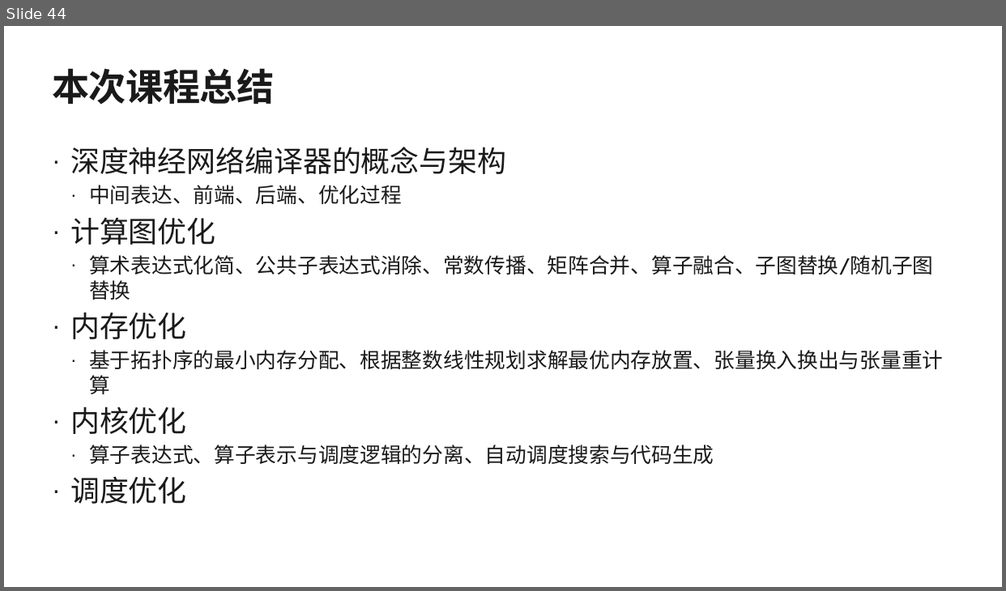
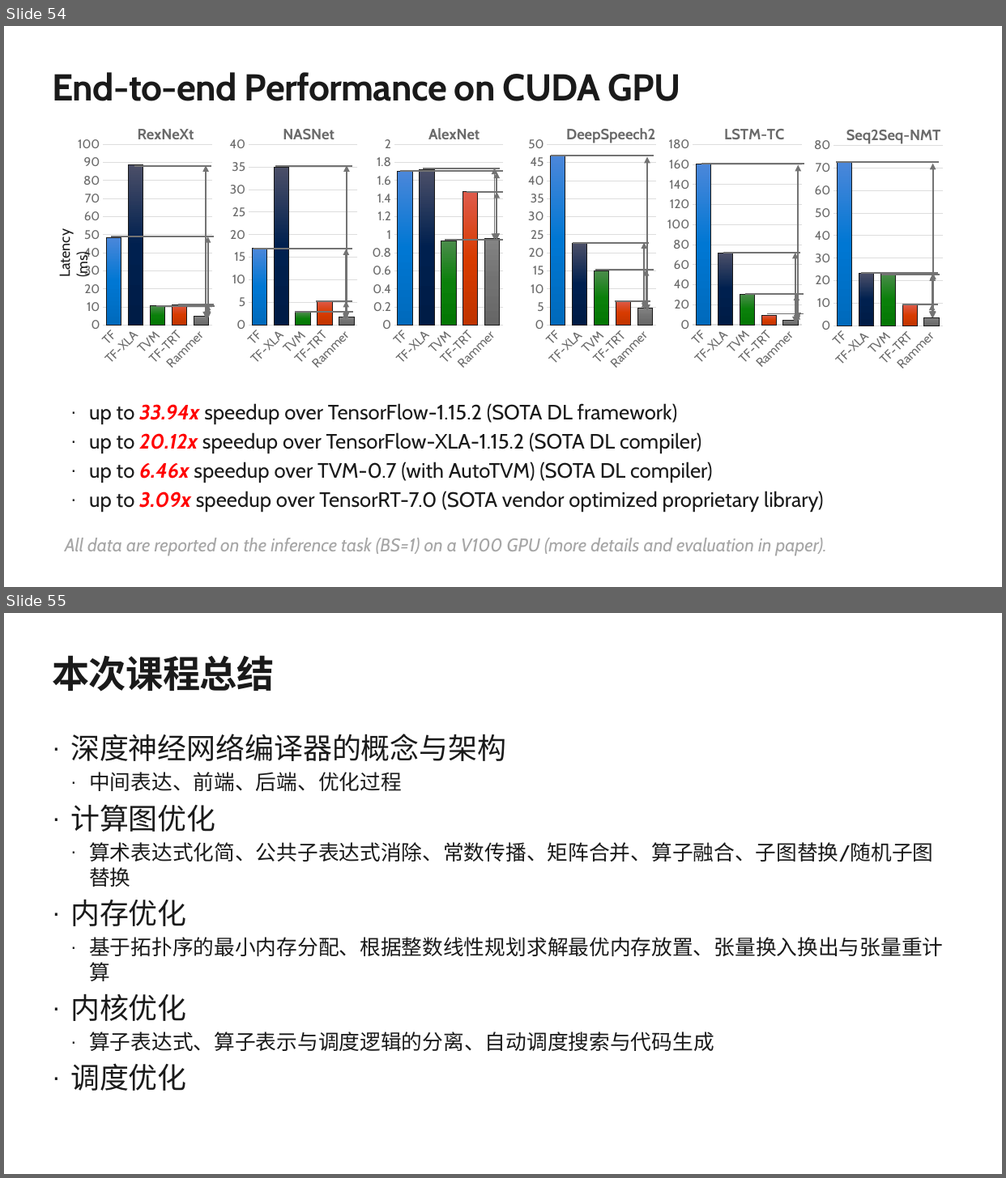
Before and after one commit to microsoft/AI-System, a slide deck: Lectures/AdvancedTopics/SystemforAI-9-Compilation and Optimization.ppsx. Shown one above the other, each under a label of ours: slide 44 before the commit, slides 54 and 55 after it. The pictures are 1006x591 and 1006x1178 pixels, drawn with LibreOffice and Linux fonts; fonts in the diff are those of the drawing; background and template pictures are left out. Boxes give left, top, right and bottom in pixels: in the first picture for what was removed or moved away, otherwise in the second. Text is boxed around its words. In the diff, an @@ line names an element or a change of style, - is before the commit and + after.

```diff
--- a/Lectures/AdvancedTopics/SystemforAI-9-Compilation and Optimization.ppsx
+++ b/Lectures/AdvancedTopics/SystemforAI-9-Compilation and Optimization.ppsx
@@ slide 54 added at [4, 26, 1002, 587], background #FFFFFF @@
@@ title added at [52, 72, 681, 101], 36 pt, text #1A1A1A, bold @@
+End-to-end Performance on CUDA GPU
@@ column chart added at [76, 117, 222, 394] @@
+title "RexNeXt"
+categories: TF, TF-XLA, TVM, TF-TRT, Rammer
+Series 1: 48, 89, 11, 11, 5
@@ column chart added at [221, 117, 367, 394] @@
+title "NASNet"
+categories: TF, TF-XLA, TVM, TF-TRT, Rammer
+Series 1: 17, 35, 3, 5, 2
@@ column chart added at [367, 117, 513, 394] @@
+title "AlexNet"
+categories: TF, TF-XLA, TVM, TF-TRT, Rammer
+Series 1: 1.7, 1.72, 0.94, 1.47, 0.96
@@ column chart added at [520, 117, 666, 394] @@
+title "DeepSpeech2"
+categories: TF, TF-XLA, TVM, TF-TRT, Rammer
+Series 1: 47, 23, 15, 7, 5
@@ column chart added at [665, 117, 811, 394] @@
+title "LSTM-TC"
+categories: TF, TF-XLA, TVM, TF-TRT, Rammer
+Series 1: 160, 72, 31, 10, 5
@@ column chart added at [807, 118, 953, 395] @@
+title "Seq2Seq-NMT"
+categories: TF, TF-XLA, TVM, TF-TRT, Rammer
+Series 1: 72, 23, 23, 9, 4
@@ group added at [111, 156, 939, 319]: 6 lines, 6 double arrows @@
@@ text added at [56, 234, 91, 277], 14 pt, text #1A1A1A @@
+Latency (ms)
@@ group added at [135, 165, 938, 323]: 6 lines, 6 double arrows @@
@@ group added at [157, 240, 940, 322]: 6 lines, 5 double arrows @@
@@ group added at [177, 192, 938, 322]: 6 lines, 6 double arrows @@
@@ text added at [89, 403, 823, 512], 20 pt, text #1A1A1A @@
+· up to 33.94x speedup over TensorFlow-1.15.2 (SOTA DL framework)
+· up to 20.12x speedup over TensorFlow-XLA-1.15.2 (SOTA DL compiler)
+· up to 6.46x speedup over TVM-0.7 (with AutoTVM) (SOTA DL compiler)
+· up to 3.09x speedup over TensorRT-7.0 (SOTA vendor optimized proprietary library)
@@ text added at [65, 538, 827, 557], 17.6 pt, text #A6A6A6, italic @@
+All data are reported on the inference task (BS=1) on a V100 GPU (more details and evaluation in paper).
@@ what was slide 44 is now slide 55 @@
```
Also in this commit, not shown: 13 slides changed, 16 other slides added, 7 slides removed, 4 other files.
